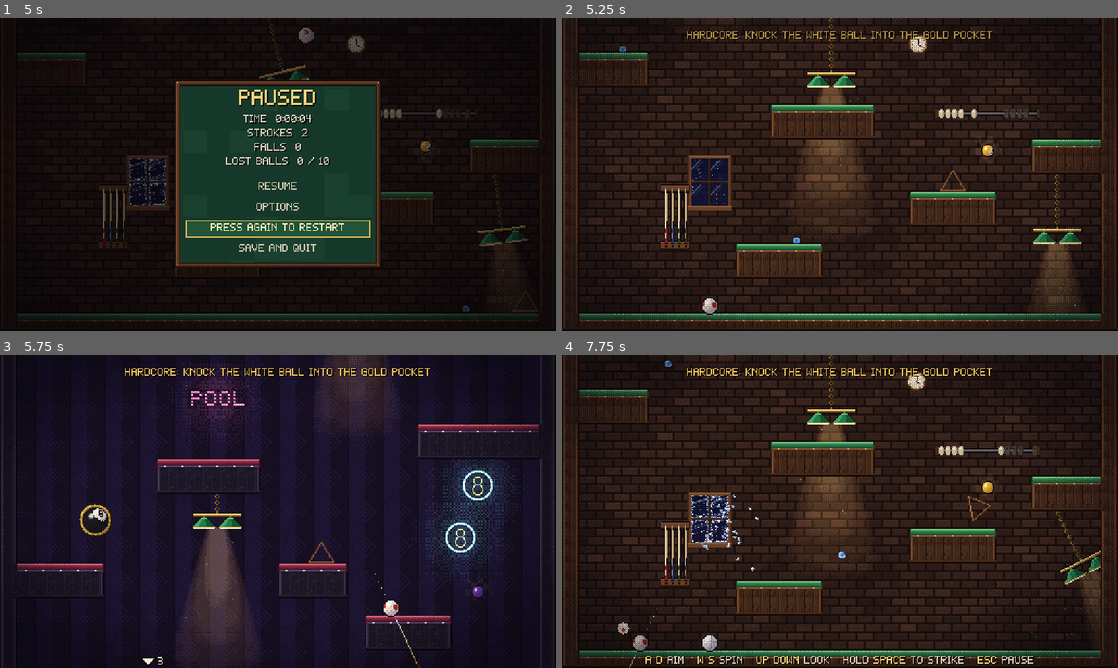
Above: before the commit, frames 1-4 (two rows, left to right).
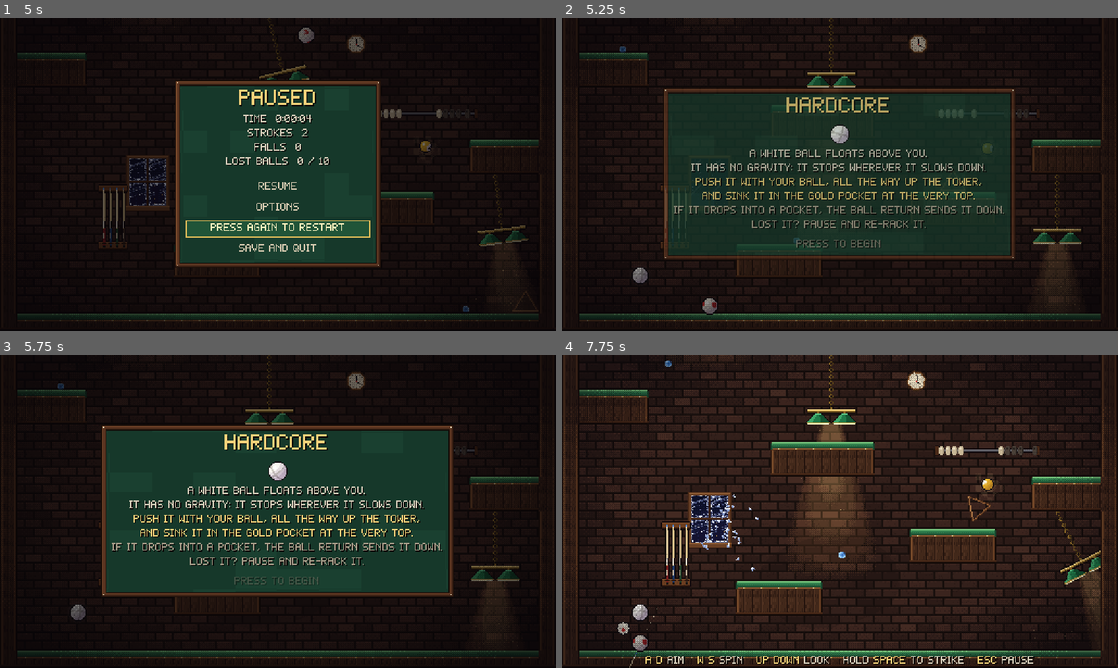
Above: after the commit, the same moments.

Repository: AmitShok/billiard-king
Game: Godot game, scene res://tests/capture.tscn
Two runs of this game, one before a commit and one after it. Both use one fixed random seed, a clock stepped at 60 frames per second and the inputs below. This scene is started directly instead of the project's main scene.
Inputs (mouse positions are in pixels of both pictures, inside the frame that each line leads up to):
- Up to frame 1 (5 s): tap Enter (ui_accept) at 0.5, 0.77, 0.8, 1.07, 2.3, 3.77, 3.8, 4.07 s; move the mouse to (400, 158) at 0.52 s; hold Right 0.53-1.25 s; hold Space (charge) 0.53-1.25 s; click (400, 158) at 0.67 s; drag from (166, 190) to (250, 237) at 1.27 s; move the mouse to (333, 105) at 2.02 s; hold Right 2.03-2.75 s; hold A (aim_left) 2.03-2.75 s; drag from (250, 237) to (111, 127) at 2.77 s; move the mouse to (444, 221) at 3.52 s; hold Left 3.53-4.25 s; hold Space (charge) 3.53-4.25 s; tap Escape (pause) at 4.15 s; click "Restart climb" at 4.25 s
- Up to frame 2 (5.25 s): click "Press again to restart" at 5 s
- Up to frame 3 (5.75 s): no input
- Up to frame 4 (7.75 s): tap Enter (ui_accept) at 5.75, 6.8 s; drag from (673, 464) to (756, 433) at 5.77 s; move the mouse to (867, 511) at 6.52 s; hold S (spin_down) 6.53-7.25 s; hold Up (look_up) 6.53-7.25 s; click (867, 511) at 6.67 s; drag from (756, 433) to (728, 527) at 7.27 s

Frame 1 is identical in both runs. In frame 2, 35% of the frame differs, in the area x 0-100%, y 0-99%; in frame 3, 65%, in the area x 0-100%, y 0-100%; in frame 4, 1.5%.
Error before the commit: Invalid access to property or key 'physics_frame' on a base object of type 'null instance'. (res://tests/capture.gd:103)
Error after the commit: Invalid access to property or key 'physics_frame' on a base object of type 'null instance'. (res://tests/capture.gd:107)

Commit message:
Hardcore: start the white ball above you and explain the goal
- The white ball now starts floating 28 px above your ball at the spawn,
  so a soft straight-up shot knocks it on its way (re-rack returns it there)
- A pop-up opens when a Hardcore climb starts: the white ball floats, push
  it up the tower into the gold pocket at the very top, pockets send it
  down, re-rack from pause. Pauses the game; closes on button release so
  dismissing can't start a charge; skipped when continuing a climb
- Hardcore tests 40/40

Co-Authored-By: Claude Opus 5.5 <noreply@anthropic.com>

Diff:
--- /dev/null
+++ b/scripts/ui/hardcore_intro.gd
@@ -0,0 +1,72 @@
+class_name HardcoreIntro
+extends Control
+## Pop-up shown when a Hardcore climb starts: explains the goal and holds
+## the game paused until dismissed. It closes on *release* so the press that
+## dismisses it can't also start a charge.
+
+signal dismissed
+
+var _ready_for_input := false
+var _ball: BallVisual
+
+
+func _ready() -> void:
+	set_anchors_and_offsets_preset(Control.PRESET_FULL_RECT)
+	theme = UIKit.theme()
+	process_mode = Node.PROCESS_MODE_ALWAYS
+	var dim := ColorRect.new()
+	dim.color = Color(0.02, 0.01, 0.02, 0.55)
+	dim.set_anchors_and_offsets_preset(Control.PRESET_FULL_RECT)
+	add_child(dim)
+	var box := UIKit.panel(self, Vector2(260, 0))
+	UIKit.heading(box, "Hardcore")
+	var holder := Control.new()
+	holder.custom_minimum_size = Vector2(0, 22)
+	box.add_child(holder)
+	_ball = BallVisual.new()
+	_ball.number = 16
+	_ball.diameter = 18
+	holder.add_child(_ball)
+	# Keep the ball centred however wide the panel ends up.
+	holder.resized.connect(func(): _ball.position = Vector2(roundf(holder.size.x / 2.0), 11))
+	UIKit.label(box, "A white ball floats above you.\nIt has no gravity: it stops wherever it slows down.")
+	UIKit.label(box, "Push it with your ball, all the way up the tower,\nand sink it in the gold pocket at the very top.", Color("f2d27a"))
+	UIKit.label(box, "If it drops into a pocket, the ball return sends it down.\nLost it? Pause and re-rack it.", Color("a89e8a"))
+	var gap := Control.new()
+	gap.custom_minimum_size = Vector2(0, 2)
+	box.add_child(gap)
+	var hint := UIKit.label(box, "Press to begin", Color("8a8070"))
+	modulate.a = 0.0
+	var tw := create_tween()
+	tw.tween_property(self, "modulate:a", 1.0, 0.25)
+	tw.tween_interval(0.35)
+	tw.tween_callback(func(): _ready_for_input = true)
+	var blink := create_tween().set_loops()
+	blink.tween_property(hint, "modulate:a", 0.35, 0.7)
+	blink.tween_property(hint, "modulate:a", 1.0, 0.7)
+	get_tree().paused = true
+	Sfx.play("ui_accept", -6.0, 0.9, 0.0)
+
+
+func _process(delta: float) -> void:
+	_ball.roll(1.4, 0.8, delta)
+
+
+func _input(event: InputEvent) -> void:
+	if not _ready_for_input:
+		return
+	for action in ["charge", "ui_accept", "pause"]:
+		if event.is_action_released(action):
+			get_viewport().set_input_as_handled()
+			dismiss()
+			return
+
+
+func dismiss() -> void:
+	if not is_inside_tree():
+		return
+	_ready_for_input = false
+	get_tree().paused = false
+	Sfx.play("ui_accept", -4.0, 1.0, 0.0)
+	dismissed.emit()
+	queue_free()
--- a/scripts/world/game.gd
+++ b/scripts/world/game.gd
@@ -27,6 +27,7 @@
 var white: WhiteBall          # Hardcore only
 var white_start := Vector2.ZERO
 var _arrow: WhiteBallArrow
+var intro: HardcoreIntro      # Hardcore goal pop-up, while it is open
 
 var _title_label: Label
 var _toast: Label
@@ -163,7 +164,7 @@
 
 
 func _unhandled_input(event: InputEvent) -> void:
-	if event.is_action_pressed("pause") and not finished:
+	if event.is_action_pressed("pause") and not finished and not is_instance_valid(intro):
 		pause_menu.open()
 		get_viewport().set_input_as_handled()
 
@@ -378,7 +379,8 @@
 
 
 func _setup_white() -> void:
-	white_start = tower.spawn + Vector2(64, 0)
+	# Floating just above your ball at the start: a soft straight-up shot knocks it.
+	white_start = tower.spawn + Vector2(0, -28)
 	white = WhiteBall.new()
 	white.z_index = 4
 	add_child(white)
@@ -393,7 +395,10 @@
 	_arrow = WhiteBallArrow.new()
 	hud.add_child(_arrow)
 	hud.move_child(_arrow, 0)
-	toast("Hardcore: knock the white ball into the gold pocket")
+	# A fresh climb (nothing struck yet) explains the goal first.
+	if SaveData.strokes == 0 and SaveData.run_time < 1.0:
+		intro = HardcoreIntro.new()
+		hud.add_child(intro)
 
 
 func _update_arrow() -> void:
--- a/tests/capture.gd
+++ b/tests/capture.gd
@@ -68,7 +68,11 @@
 	SaveData.start_new_run()
 	var hc: Node2D = load("res://scenes/world/game.tscn").instantiate()
 	add_child(hc)
-	await _physics(20)
+	await _frames(40)
+	_save("hardcore_intro.png")
+	hc.intro.dismiss()
+	await _physics(60)
+	_save("hardcore_start.png")
 	hc.player.place(Vector2(200, -232))
 	hc.white.place(Vector2(250, -262))
 	await _physics(90)
--- a/tests/hardcore_test.gd
+++ b/tests/hardcore_test.gd
@@ -120,17 +120,27 @@
 
 	var game: Node2D = load("res://scenes/world/game.tscn").instantiate()
 	add_child(game)
+	await _frames(3)
+	check("a fresh Hardcore climb opens the goal pop-up", is_instance_valid(game.intro) and get_tree().paused)
+	var words := " ".join(game.intro.find_children("*", "Label", true, false).map(func(l): return l.text)).to_lower()
+	check("pop-up explains pushing the white ball into the top pocket", words.contains("white ball") and words.contains("gold pocket") and words.contains("top"), words)
+	await get_tree().create_timer(0.8, true, false, true).timeout
+	var release := InputEventAction.new()
+	release.action = "charge"
+	release.pressed = false
+	Input.parse_input_event(release)
+	await _frames(3)
+	check("releasing the button closes it and resumes play", not is_instance_valid(game.intro) and not get_tree().paused)
 	await _physics(60)
-	check("white ball placed beside the spawn", game.white != null and game.white.sim.pos.distance_to(game.white_start) < 0.5)
+	check("closing the pop-up didn't start a charge", not game.player.charging)
+	check("white ball starts just above your ball", game.white != null and game.white.sim.pos.distance_to(game.white_start) < 0.5 and absf(game.white_start.x - game.tower.spawn.x) < 0.5 and game.white_start.y < game.player.sim.pos.y - BallSim.RADIUS * 2.0 and game.player.sim.pos.y - game.white_start.y < 40.0, "%s vs %s" % [game.white_start, game.player.sim.pos])
 	check("your ball is the normal ball, partnered to the white one", game.player.partner == game.white.sim and not game.player.sim.floating and game.player.sim.ignore_goal)
 	check("white ball stays put without gravity", game.white.sim.resting and absf(game.white.sim.pos.y - game.white_start.y) < 0.01)
 
-	# Strike your ball along the felt into the white ball.
+	# A soft straight-up shot from the spawn knocks it on its way.
 	var p: PlayerBall = game.player
-	p.place(game.white_start + Vector2(-60, 0))
-	await _physics(40)
-	p.aim_deg = 80.0
-	p.charge_ticks = 40
+	p.aim_deg = 0.0
+	p.charge_ticks = 12
 	p.strike()
 	var moved := false
 	var hits: Array[float] = []
@@ -139,8 +149,15 @@
 		await get_tree().physics_frame
 		if game.white.sim.vel.length() > 50.0:
 			moved = true
-	check("your ball knocks the white ball", not hits.is_empty() and moved, str(hits))
-	check("knocked white ball travels then stops in place", game.white.sim.resting and game.white.sim.pos.x > game.white_start.x + 20.0, str(game.white.sim.pos))
+	check("a soft shot straight up knocks the white ball", not hits.is_empty() and moved, str(hits))
+	check("knocked white ball travels up then stops in place", game.white.sim.resting and game.white.sim.pos.y < game.white_start.y - 20.0, str(game.white.sim.pos))
+	game.save_progress()
+	game.queue_free()
+	await _frames(2)
+	game = load("res://scenes/world/game.tscn").instantiate()
+	add_child(game)
+	await _frames(3)
+	check("continuing a started climb skips the pop-up", not is_instance_valid(game.intro) and not get_tree().paused)
 
 	# The edge arrow points to the white ball on another screen.
 	game.white.place(Vector2(256, -2 * 288 - 140))
Binary file changed: docs/screenshots/ball_rack.png
Binary file changed: docs/screenshots/hardcore.png
Not shown, added: docs/screenshots/hardcore.png.import
Binary file changed: docs/screenshots/hardcore_arrow.png
Not shown, added: docs/screenshots/hardcore_arrow.png.import
Binary file added: docs/screenshots/hardcore_intro.png
Binary file added: docs/screenshots/hardcore_start.png
Binary file changed: docs/screenshots/hint.png
Binary file changed: docs/screenshots/pause.png
Binary file changed: docs/screenshots/props_react.png
Binary file changed: docs/screenshots/screen_0.png
Binary file changed: docs/screenshots/screen_1.png
(and 15 more such lines)
